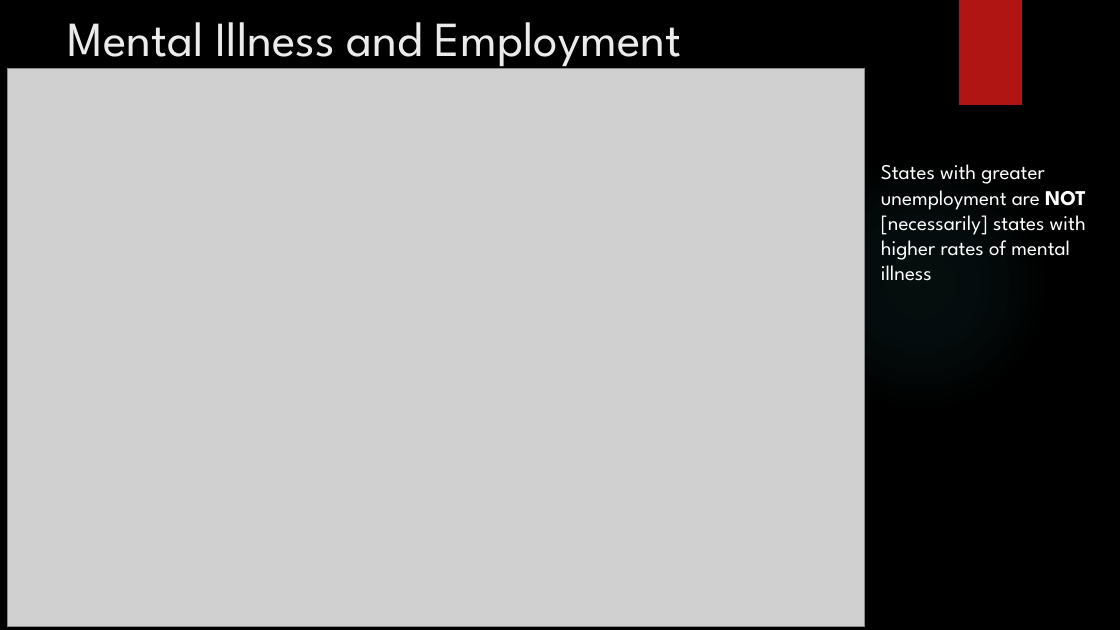
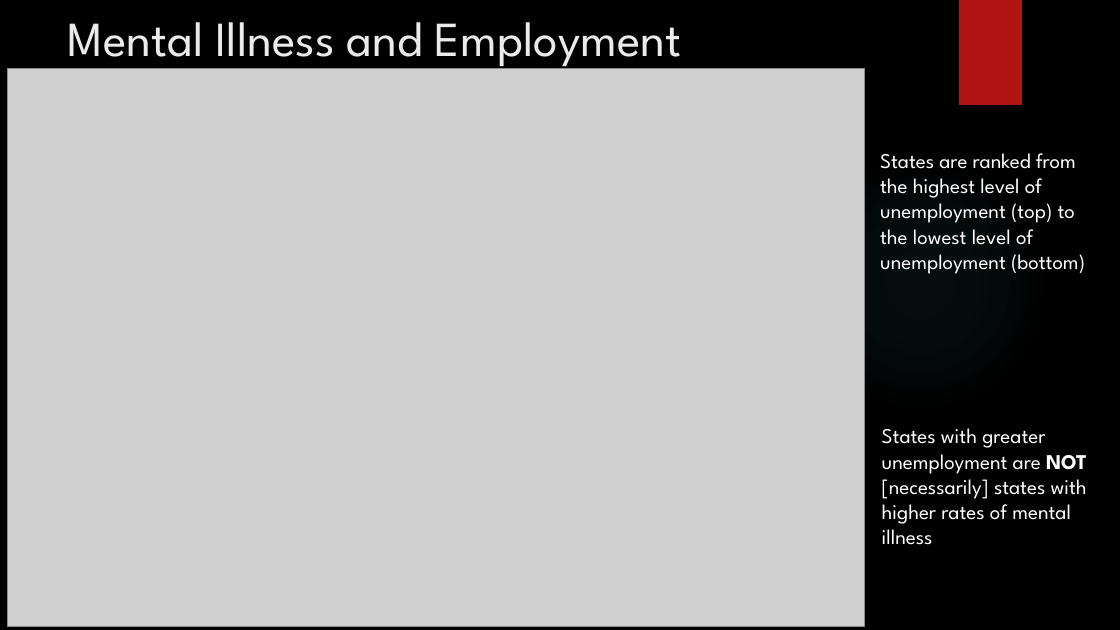
Before and after one commit to brian-e-haley/Mental_health_US, a slide deck: slide 12 of Output/MentalHealth_in_the_US.pptx (slide 11 before the commit). Drawn at 1120x630 pixels with LibreOffice and Linux fonts; fonts in the diff are those of the drawing; grey boxes stand for pictures; background and template pictures are left out. Boxes give left, top, right and bottom in pixels: in the first picture for what was removed or moved away, otherwise in the second. Text is boxed around its words. In the diff, an @@ line names an element or a change of style, - is before the commit and + after.

```diff
--- a/Output/MentalHealth_in_the_US.pptx
+++ b/Output/MentalHealth_in_the_US.pptx
@@ text added at bbox=[880, 153, 1085, 274], 18 pt, text #FFFFFF @@
+States are ranked from the highest level of unemployment (top) to the lowest level of unemployment (bottom)
@@ text "States with greater unemployment are ...": place and size @@
-text "States with greater unemployment are ..." at bbox=[881, 164, 1086, 281]
+text "States with greater unemployment are ..." at bbox=[882, 428, 1087, 545]
```
Also in this commit, not shown: 7 other slides changed, 2 slides added.
